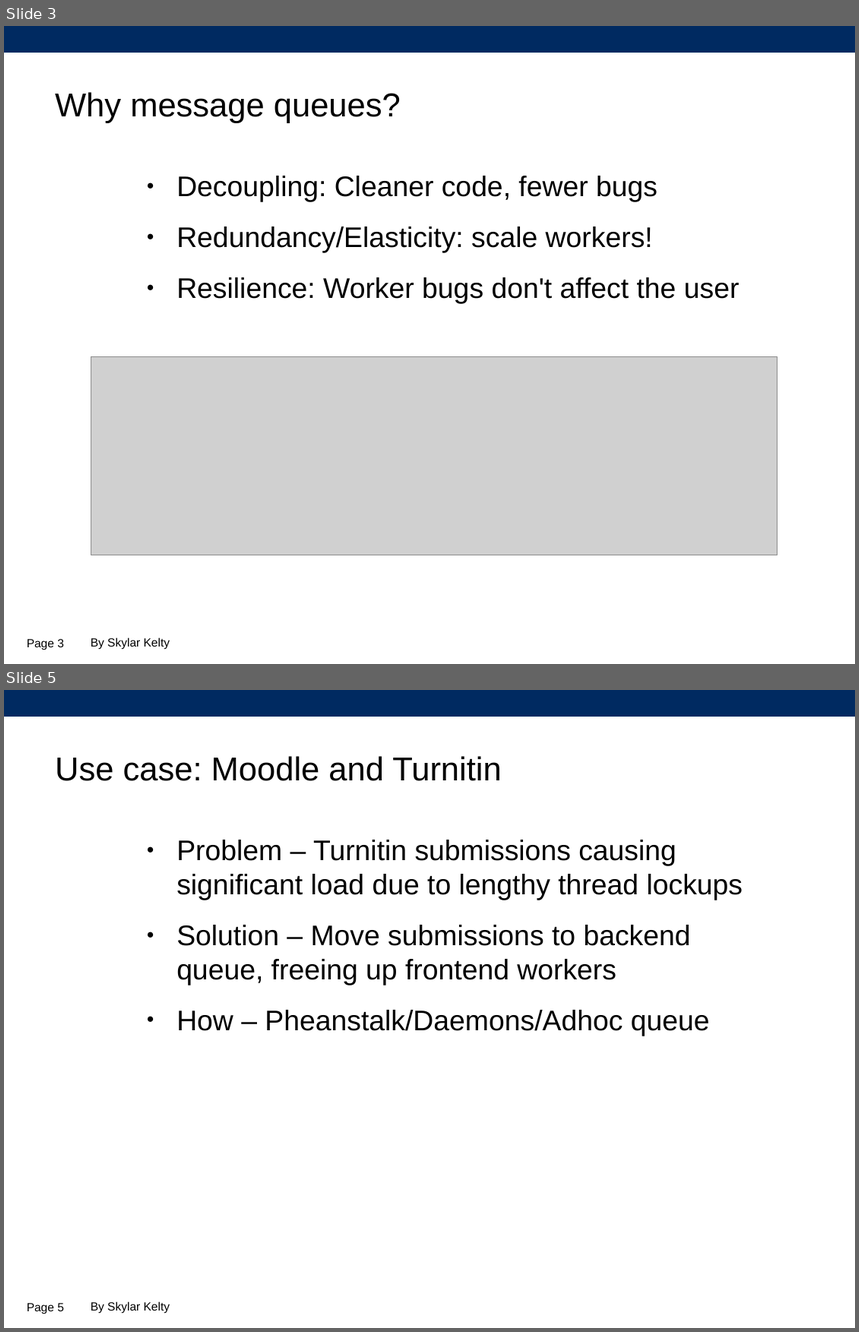
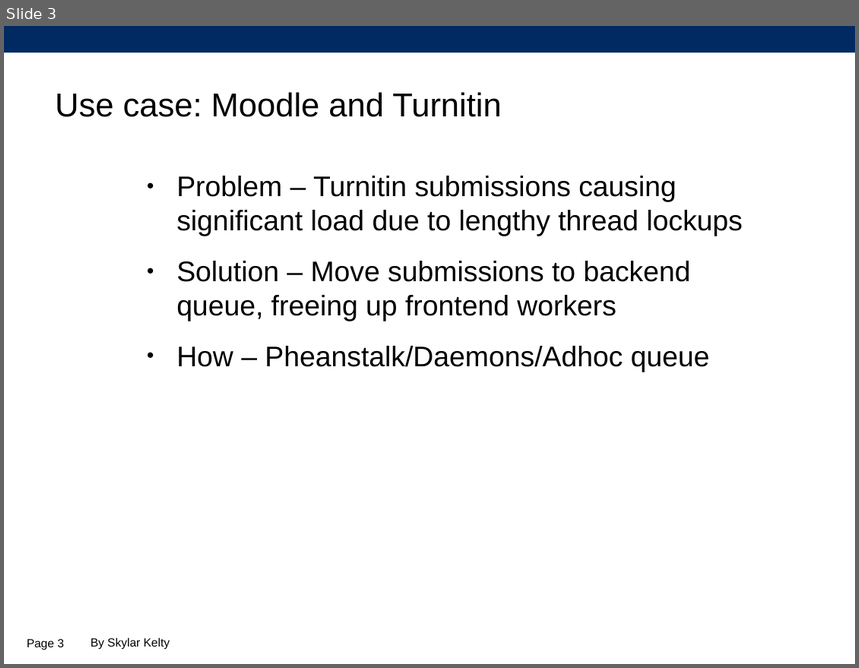
Before and after one commit to SkylarKelty/pheanstalkd-demo, a slide deck: presentation/beanstalkd.odp. Shown one above the other, each under a label of ours: slides 3 and 5 before the commit, slide 3 after it; the slides between them are not shown. The pictures are 859x1332 and 859x668 pixels, drawn with LibreOffice and Linux fonts; fonts in the diff are those of the drawing; grey boxes stand for pictures; background and template pictures are left out. Boxes give left, top, right and bottom in pixels: in the first picture for what was removed or moved away, otherwise in the second. Text is boxed around its words. In the diff, an @@ line names an element or a change of style, - is before the commit and + after.

Commit message:
Update presentation

```diff
--- a/presentation/beanstalkd.odp
+++ b/presentation/beanstalkd.odp
@@ slide 3 removed at <box>4,26,855,664</box>, background #FFFFFF; not listed: 1 template element that a slide beside it also shows @@
@@ title removed at <box>55,92,401,123</box> @@
-Why message queues?
@@ text removed at <box>177,176,740,304</box> @@
-● Decoupling: Cleaner code, fewer bugs
-● Redundancy/Elasticity: scale workers!
-● Resilience: Worker bugs don't affect the user
@@ picture removed at <box>91,357,777,556</box> @@
@@ page number removed at <box>27,639,64,650</box> @@
-Page 3
@@ text removed at <box>91,638,170,650</box> @@
-By Skylar Kelty
@@ what was slide 5 is now slide 3 @@
@@ page number at <box>27,639,64,650</box>: text changed @@
-Page 5
+Page 3
```
Also in this commit, not shown: 1 slide added, 2 other slides removed.
